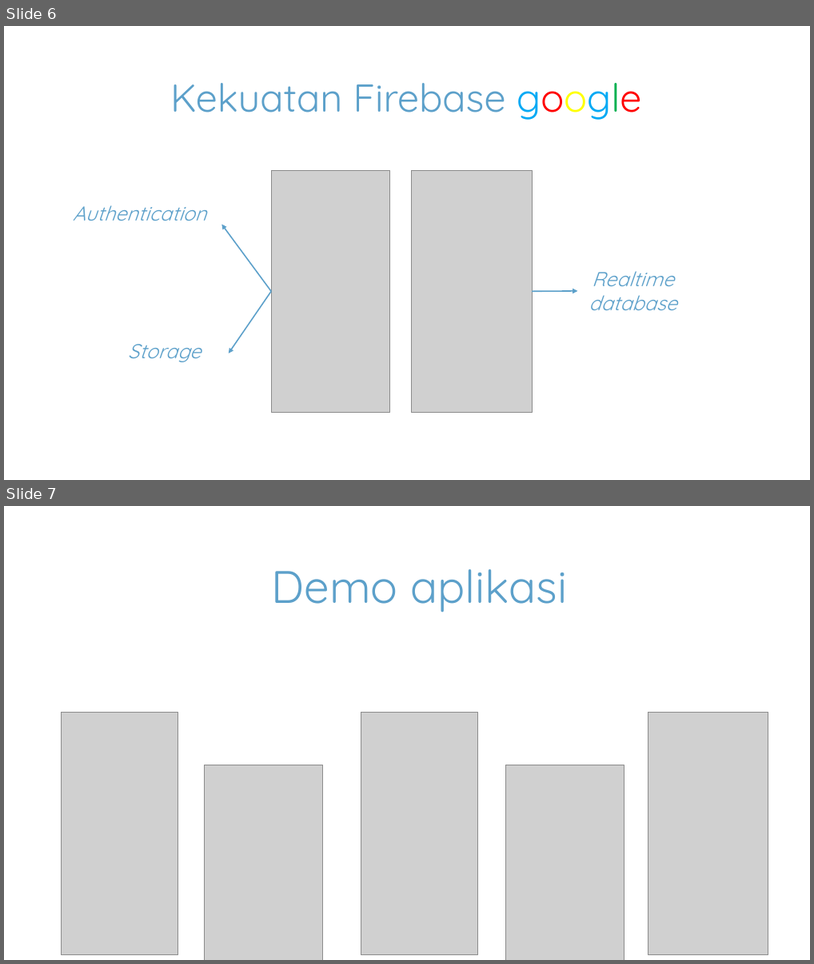
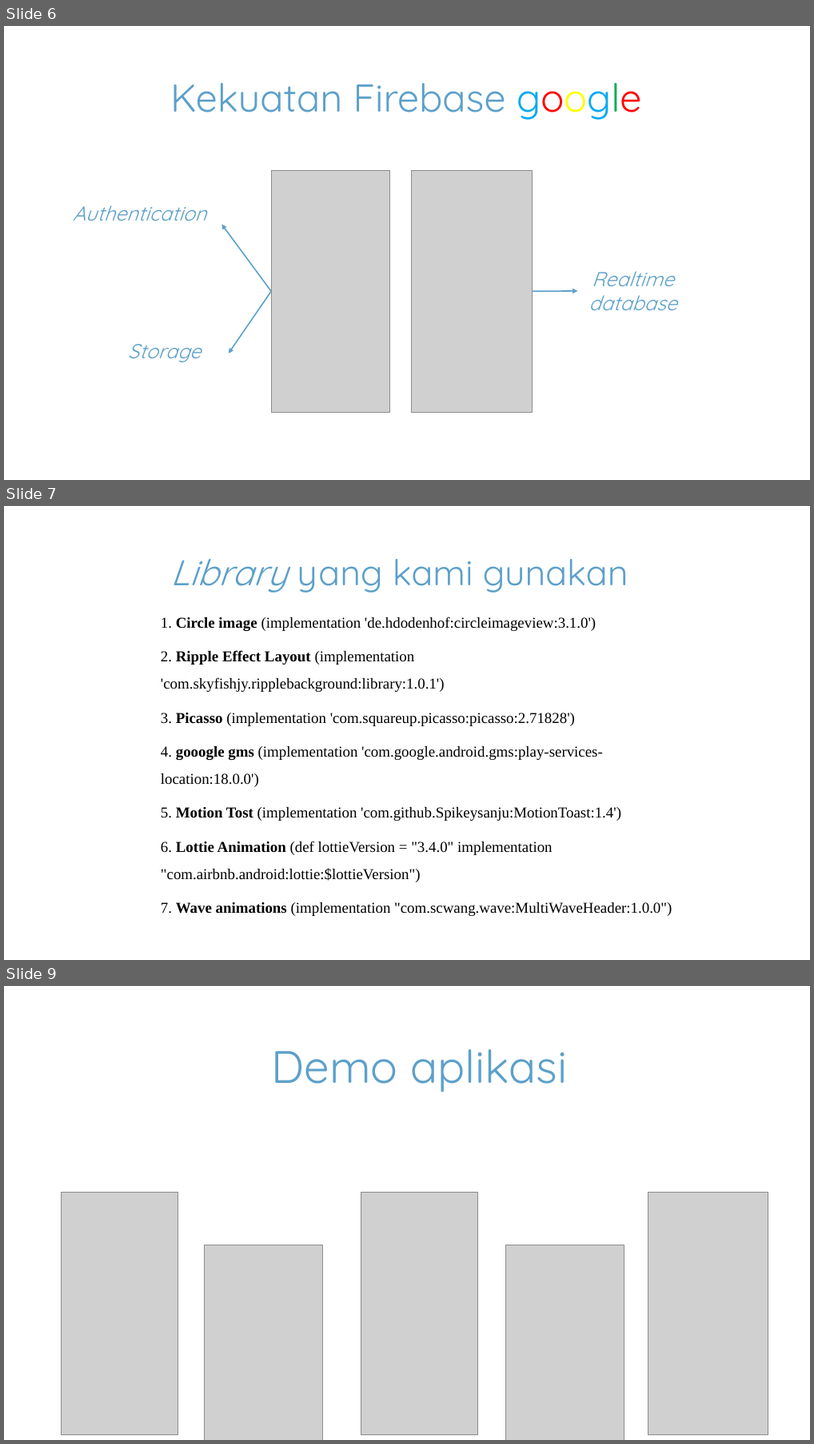
Before and after one commit to gunadermawan/android-PeduliPresensi-kotlin, a slide deck: dokumen/ppt_csd40.pptx. Shown one above the other, each under a label of ours: slides 6 and 7 before the commit, slides 6, 7 and 9 after it; the slides between them are not shown. The pictures are 814x964 and 814x1444 pixels, drawn with LibreOffice and Linux fonts; fonts in the diff are those of the drawing; grey boxes stand for pictures. Boxes give left, top, right and bottom in pixels: in the first picture for what was removed or moved away, otherwise in the second. Text is boxed around its words. In the diff, an @@ line names an element or a change of style, - is before the commit and + after.

```diff
--- a/dokumen/ppt_csd40.pptx
+++ b/dokumen/ppt_csd40.pptx
@@ slide 7 added at (4, 506, 810, 960), background #FFFFFF @@
@@ text added at (170, 559, 629, 592), 42.5 pt, text #5CA0CA @@
+Library yang kami gunakan
@@ text added at (161, 616, 672, 916), 18 pt, text #000000 @@
+1. Circle image (implementation 'de.hdodenhof:circleimageview:3.1.0')
+2. Ripple Effect Layout (implementation 'com.skyfishjy.ripplebackground:library:1.0.1')
+3. Picasso (implementation 'com.squareup.picasso:picasso:2.71828')
+4. gooogle gms (implementation 'com.google.android.gms:play-services-location:18.0.0')
+5. Motion Tost (implementation 'com.github.Spikeysanju:MotionToast:1.4')
+6. Lottie Animation (def lottieVersion = "3.4.0" implementation "com.airbnb.android:lottie:$lottieVersion")
+7. Wave animations (implementation "com.scwang.wave:MultiWaveHeader:1.0.0")
@@ what was slide 7 is now slide 9 @@
```
Also in this commit, not shown: 1 other slide added, 1 other file.
